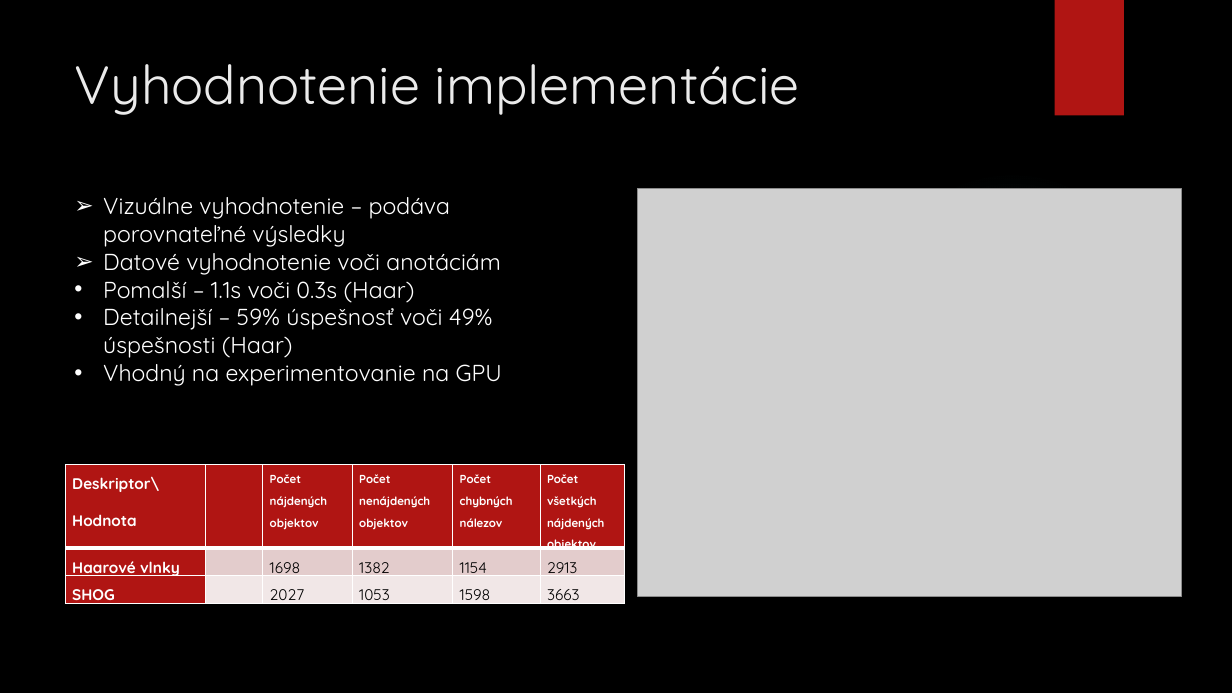
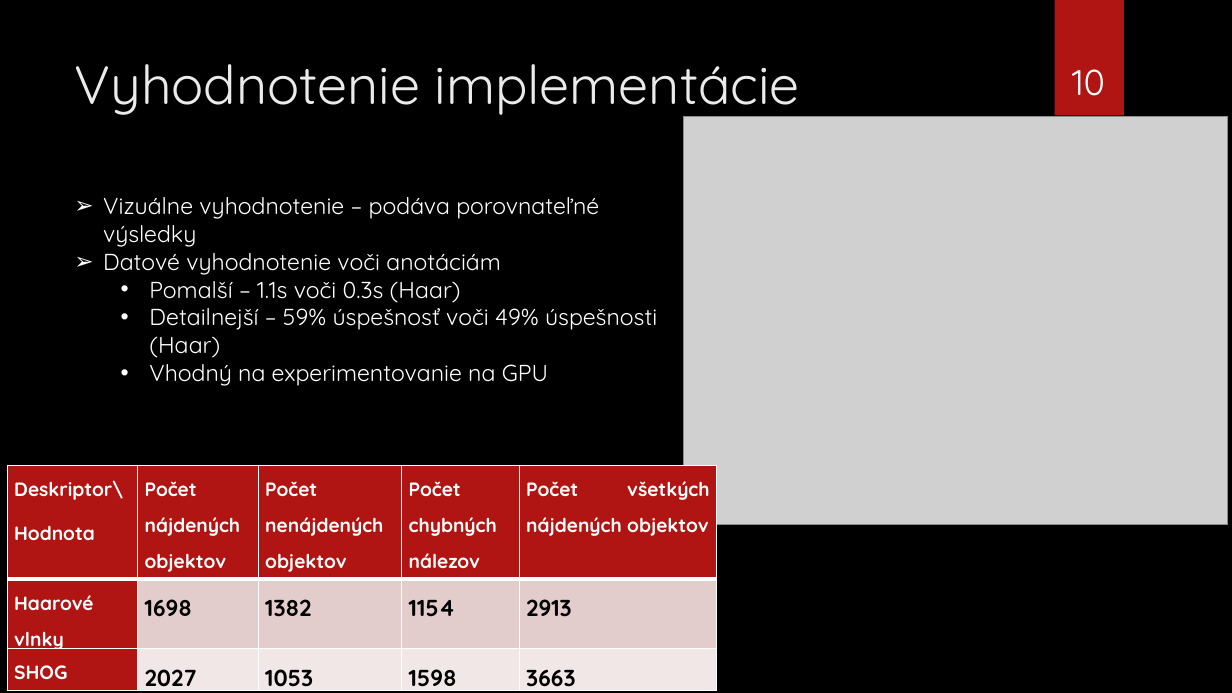
Before and after one commit to killerwife/IngProjekt, a slide deck: slide 10 of Diplomova Praca/PrezentaciaStatnice.pptx. Drawn at 1232x693 pixels with LibreOffice and Linux fonts; fonts in the diff are those of the drawing; grey boxes stand for pictures; background and template pictures are left out. Boxes give left, top, right and bottom in pixels: in the first picture for what was removed or moved away, otherwise in the second. Text is boxed around its words. In the diff, an @@ line names an element or a change of style, - is before the commit and + after.

```diff
--- a/Diplomova Praca/PrezentaciaStatnice.pptx
+++ b/Diplomova Praca/PrezentaciaStatnice.pptx
@@ page number added at <box>1072,69,1105,96</box>, 28 pt, text #FFFFFF @@
+10
@@ picture: place and size @@
-picture at <box>638,189,1182,596</box>
+picture at <box>684,116,1228,524</box>
@@ ellipse removed at <box>870,169,1154,454</box> @@
@@ text at <box>149,274,657,386</box>: list level 1 to 2 in "Pomalší – 1.1s voči 0.3s ..."; list level 1 to 2 in "Detailnejší – 59% úspešnosť voči ..."; list level 1 to 2 in "Vhodný na experimentovanie na GPU" @@
@@ table at <box>7,466,717,693</box> @@
-column 2:  |  | 
@@ table: place and size @@
-table at <box>66,465,627,610</box>
+table at <box>7,466,717,693</box>
```
Also in this commit, not shown: 9 other slides changed, 6 slides added, 2 slides removed, 5 other files.
